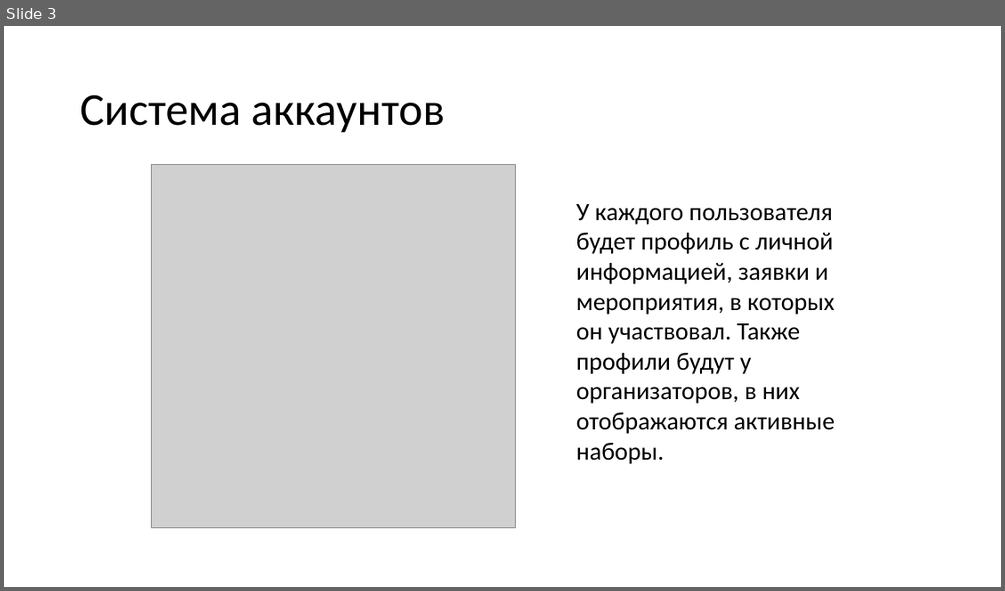
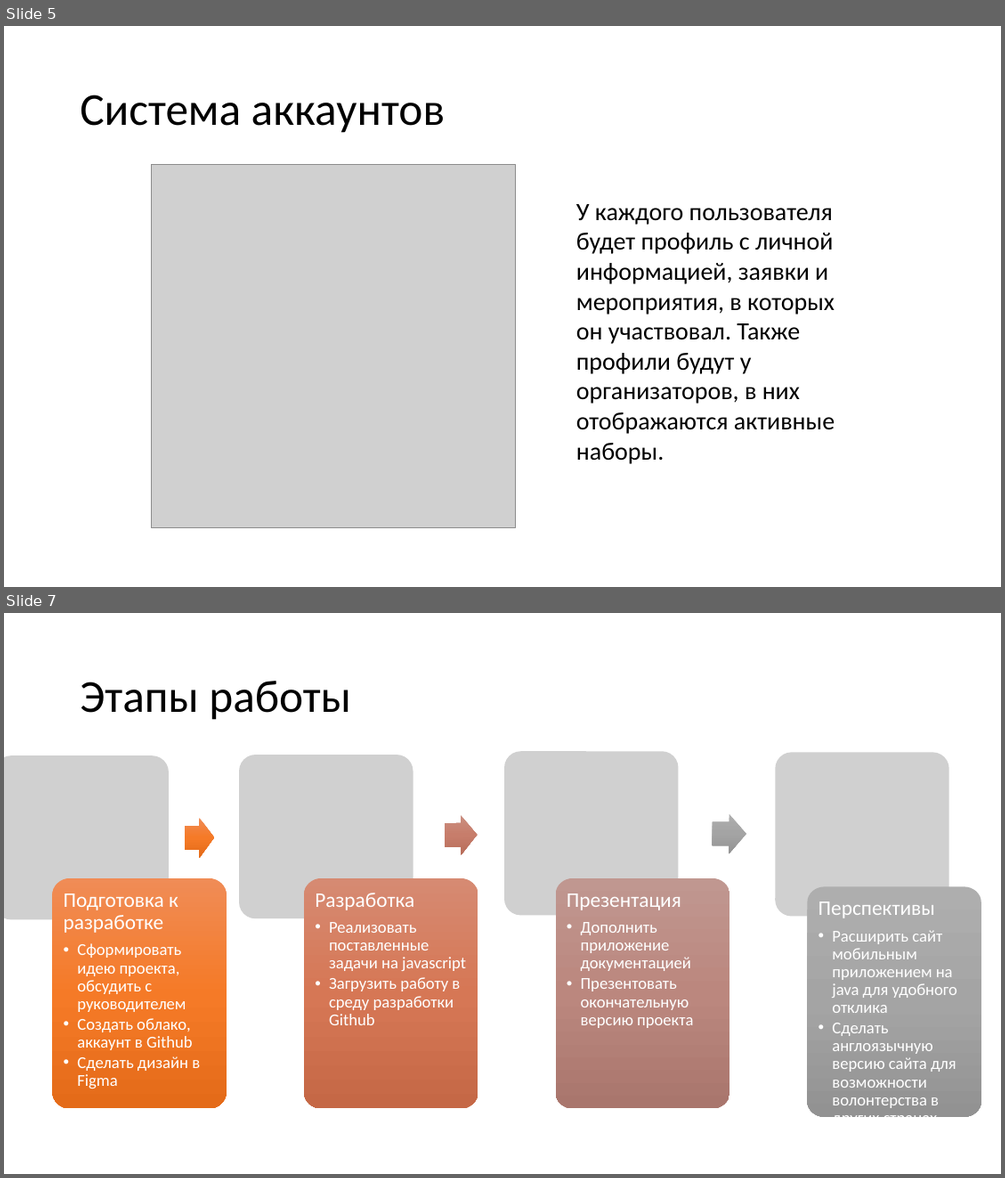
Before and after one commit to DaryaHomyak/VolunteerSearch, a slide deck: VolunteerSeach.pptx. Shown one above the other, each under a label of ours: slide 3 before the commit, slides 5 and 7 after it; the slides between them are not shown. The pictures are 1005x591 and 1005x1178 pixels, drawn with LibreOffice and Linux fonts; fonts in the diff are those of the drawing; grey boxes stand for pictures; background and template pictures are left out. Boxes give left, top, right and bottom in pixels: in the first picture for what was removed or moved away, otherwise in the second. Text is boxed around its words. In the diff, an @@ line names an element or a change of style, - is before the commit and + after.

```diff
--- a/VolunteerSeach.pptx
+++ b/VolunteerSeach.pptx
@@ slide 7 added at [4, 613, 1001, 1174], background picture (left out) @@
@@ title added at [80, 681, 351, 720], 44 pt, text #000000 @@
+Этапы работы
@@ group added at [4, 751, 981, 1117]: 7 freeform shapes, 4 pictures @@
+Подготовка к разработке
+  •• Сформировать идею проекта, обсудить с руководителем
+  •• Создать облако, аккаунт в Github
+  •• Сделать дизайн в Figma
+Разработка
+  •• Реализовать поставленные задачи на javascript
+  •• Загрузить работу в среду разработки Github
+Презентация
+  •• Дополнить приложение документацией
+  •• Презентовать окончательную версию проекта
+Перспективы
+  •• Расширить сайт мобильным приложением на java для удобного отклика
+  •• Сделать англоязычную версию сайта для возможности волонтерства в других странах
@@ what was slide 3 is now slide 5 @@
```
Also in this commit, not shown: 4 slides changed, 4 other slides added, 1 slide removed.
